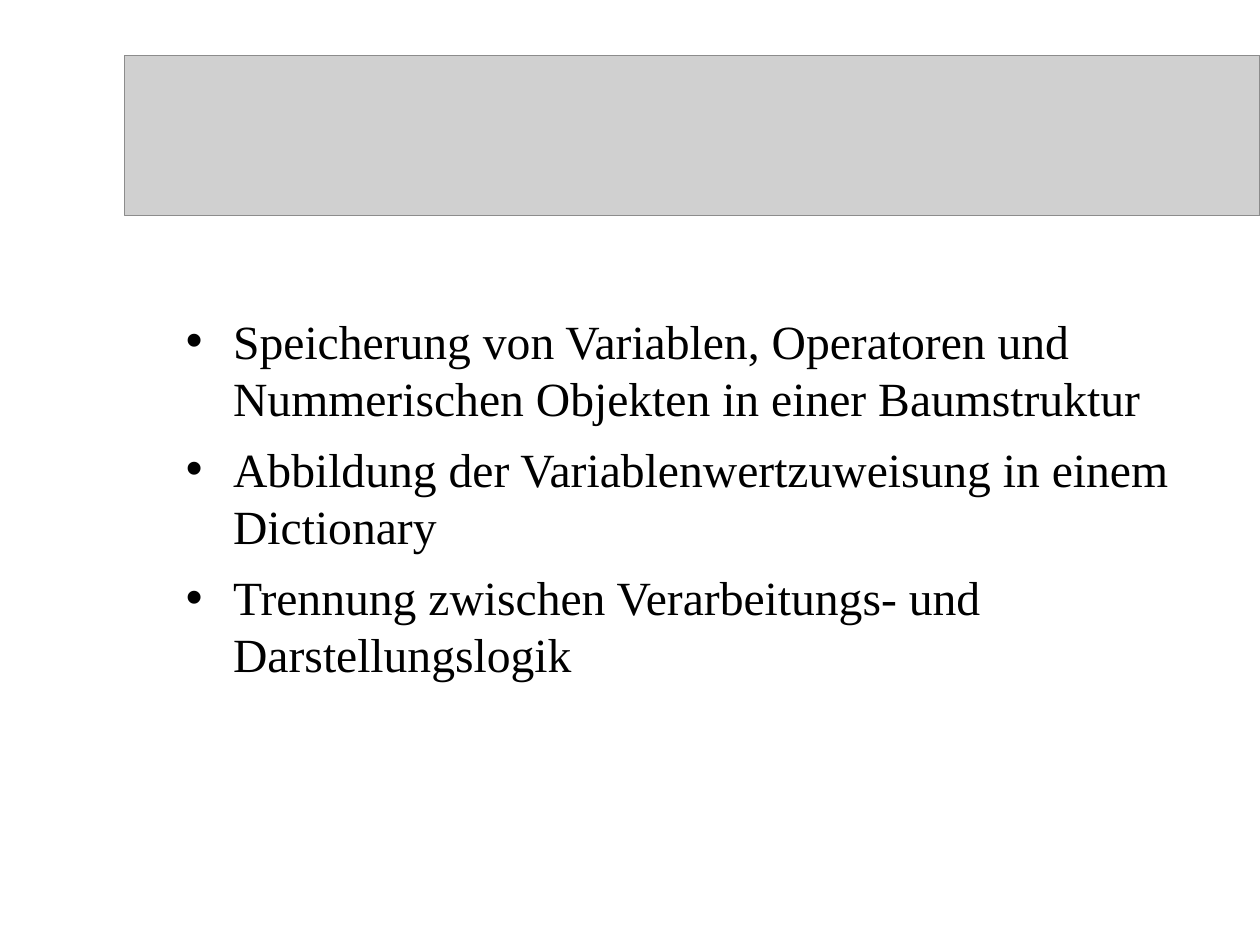
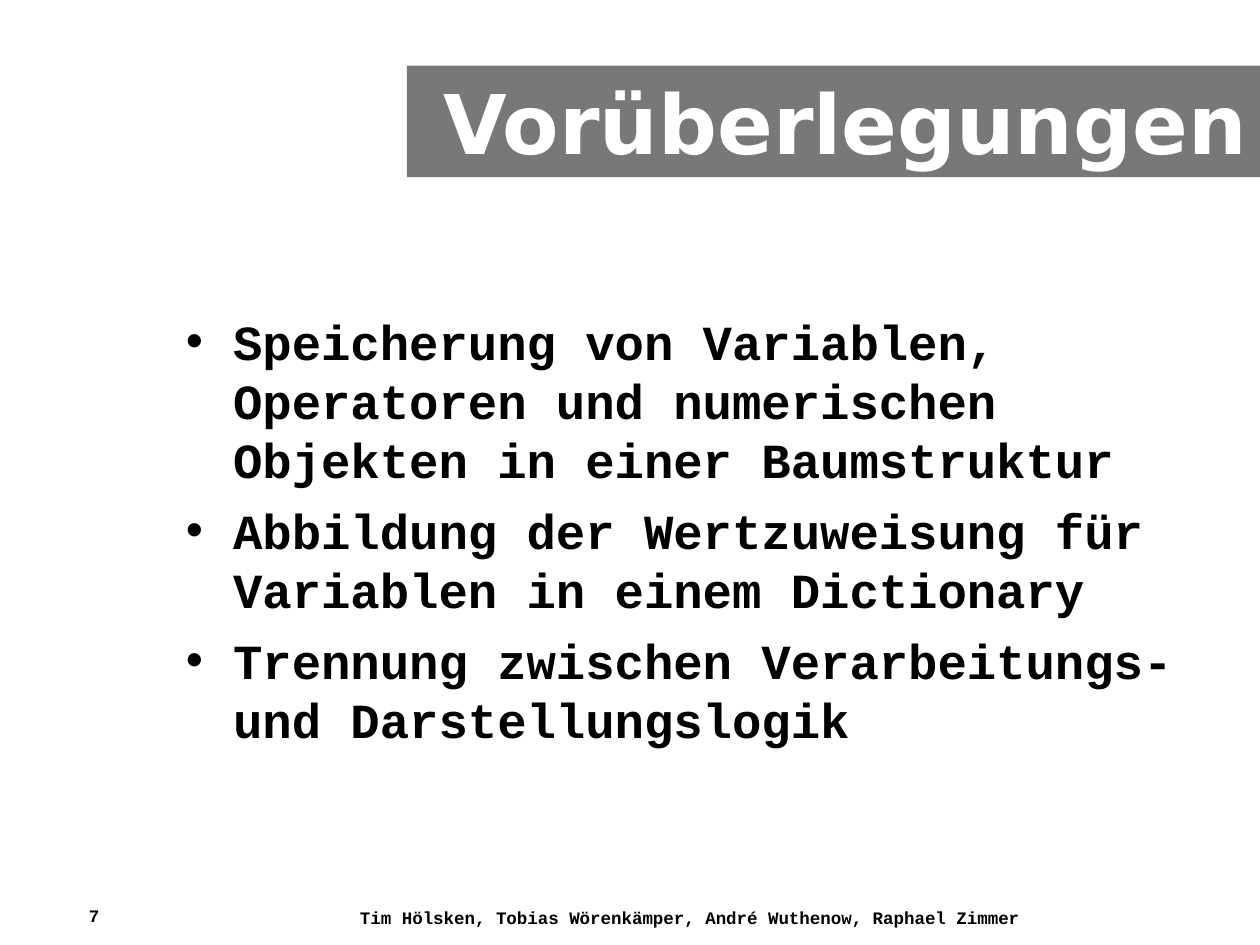
Before and after one commit to timhoelsken/easygoingcalculatorwithoutnumbers, a slide deck: slide 7 of Calculator/misc/documents/Praesentation.ppt. Drawn at 1260x945 pixels with LibreOffice and Linux fonts; fonts in the diff are those of the drawing; grey boxes stand for pictures; background and template pictures are left out. Boxes give left, top, right and bottom in pixels: in the first picture for what was removed or moved away, otherwise in the second. Text is boxed around its words. In the diff, an @@ line names an element or a change of style, - is before the commit and + after.

Commit message:
% style + headings

```diff
--- a/Calculator/misc/documents/Praesentation.ppt
+++ b/Calculator/misc/documents/Praesentation.ppt
@@ picture removed at bbox=[125, 55, 1260, 215] @@
@@ rectangle added at bbox=[407, 66, 1260, 178], fill #000000 at 53% opacity, 47 pt, text #FFFFFF, bold @@
+Vorüberlegungen
@@ text at bbox=[233, 325, 1143, 619]: text changed; size 27.2 to 28 pt; font Times New Roman to Courier New; bold on @@
-• Speicherung von Variablen, Operatoren und Nummerischen Objekten in einer Baumstruktur
-• Abbildung der Variablenwertzuweisung in einem Dictionary
+• Speicherung von Variablen, Operatoren und numerischen Objekten in einer Baumstruktur
+• Abbildung der Wertzuweisung für Variablen in einem Dictionary
@@ text at bbox=[233, 643, 1172, 749]: size 27.2 to 28 pt, font Times New Roman to Courier New, bold on in "Trennung zwischen Verarbeitungs- und Darstellungslogik"; less space between paragraphs @@
@@ page number added at bbox=[89, 910, 100, 922], 10 pt, text #000000, bold @@
+7
@@ text added at bbox=[360, 911, 1019, 928], 10 pt, text #000000, bold @@
+Tim Hölsken, Tobias Wörenkämper, André Wuthenow, Raphael Zimmer
```
Also in this commit, not shown: 7 other slides changed, 10 slides added, 10 slides removed.
